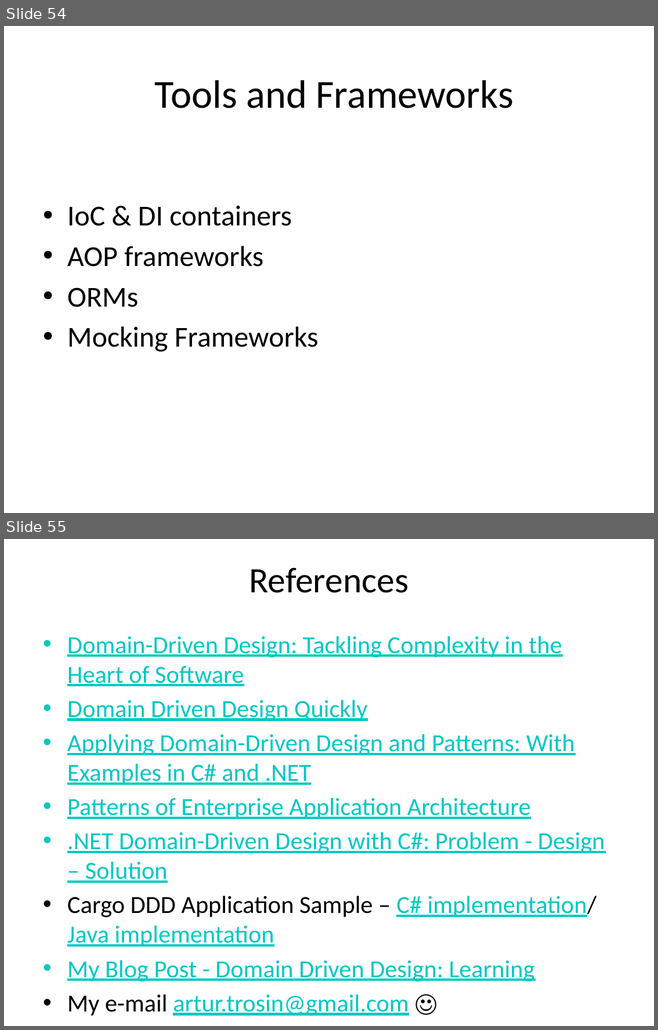
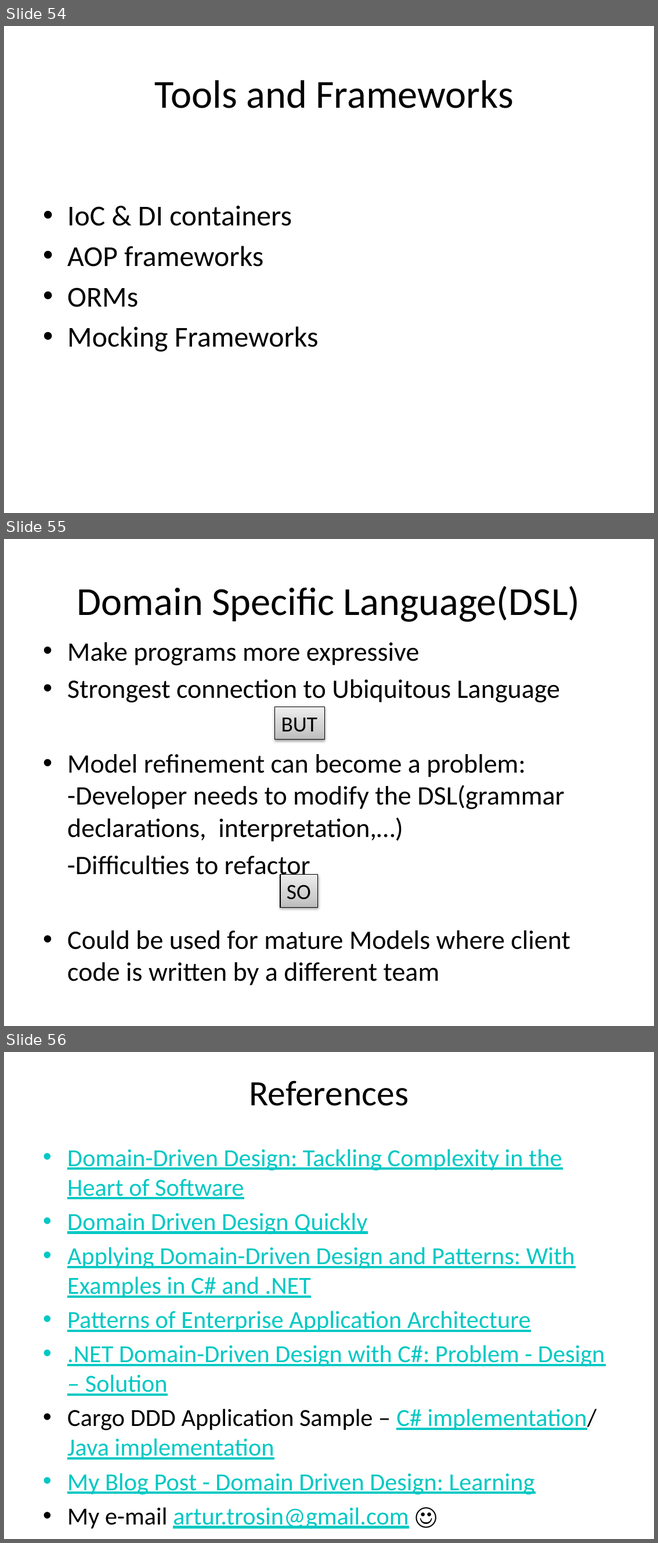
Before and after one commit to arturtv/dddpresentation, a slide deck: Domain-DrivenDesign.A.Trosin.pptx. Shown one above the other, each under a label of ours: slides 54 and 55 before the commit, slides 54, 55 and 56 after it. The pictures are 658x1030 and 658x1543 pixels, drawn with LibreOffice and Linux fonts; fonts in the diff are those of the drawing. Boxes give left, top, right and bottom in pixels: in the first picture for what was removed or moved away, otherwise in the second. Text is boxed around its words. In the diff, an @@ line names an element or a change of style, - is before the commit and + after.

```diff
--- a/Domain-DrivenDesign.A.Trosin.pptx
+++ b/Domain-DrivenDesign.A.Trosin.pptx
@@ slide 55 added at [4,539,654,1026], background #FFFFFF @@
@@ title added at [77,586,580,622], 44 pt, text #000000 @@
+Domain Specific Language(DSL)
@@ text added at [67,642,570,986], 29.6 pt, text #000000 @@
+• Make programs more expressive
+• Strongest connection to Ubiquitous Language
+• Model refinement can become a problem: -Developer needs to modify the DSL(grammar declarations, interpretation,…)
+-Difficulties to refactor
+• Could be used for mature Models where client code is written by a different team
@@ rectangle added at [275,707,324,739], fill gradient #BDBDBD to #D1D1D1 to #EEEEEE, outline #000000 0.75 pt, 24 pt, text #000000 @@
+BUT
@@ rectangle added at [280,875,318,907], fill gradient #BDBDBD to #D1D1D1 to #EEEEEE, outline #000000 0.75 pt, 24 pt, text #000000 @@
+SO
@@ what was slide 55 is now slide 56 @@
```
